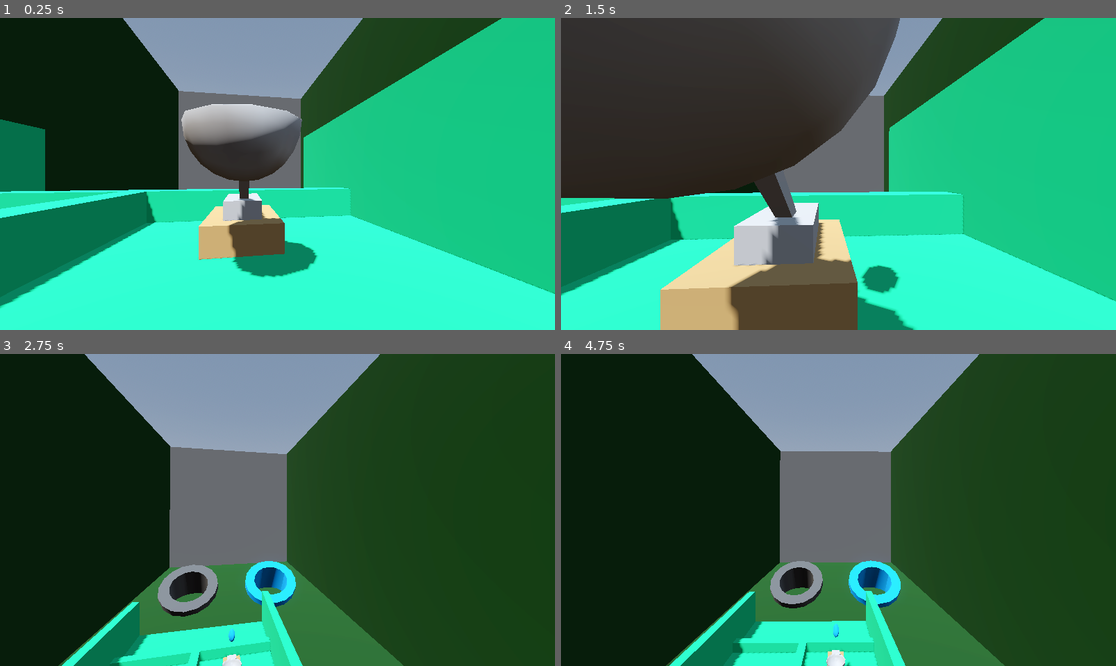
Above: before the commit, frames 1-4 (two rows, left to right).
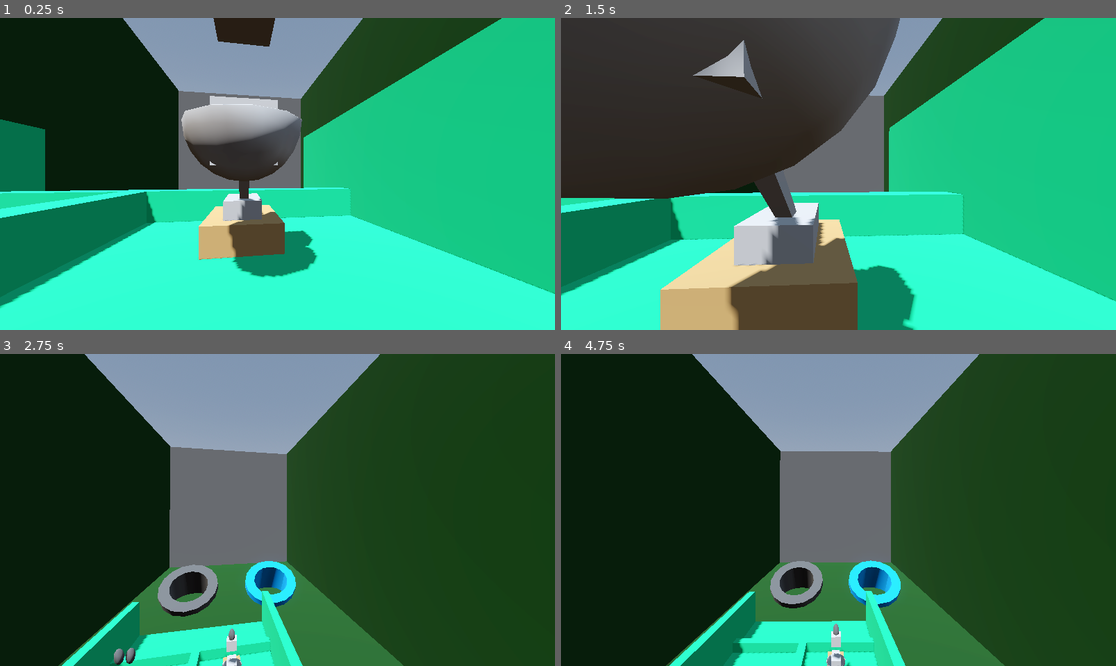
Above: after the commit, the same moments.

Repository: WildcatGameStudios/ScaryHouse
Game: Godot game, scene res://scenes/levels/take_out_trash/level.tscn
Two runs of this game, one before a commit and one after it. Both use one fixed random seed, a clock stepped at 60 frames per second and the inputs below. This scene is started directly instead of the project's main scene.
Inputs (mouse positions are in pixels of both pictures, inside the frame that each line leads up to):
- Up to frame 1 (0.25 s): no input
- Up to frame 2 (1.5 s): tap Enter at 0.5 s; move the mouse to (866, 174) at 0.52 s; hold W (move_forward) from 0.53 s (still down); tap E (e) at 0.6 s; tap Space (jump) at 0.77 s; tap R (r) at 0.8, 1.35 s; move the mouse to (810, 174) at 1.27 s
- Up to frame 3 (2.75 s): keep holding W (move_forward); tap Space (jump) at 1.52 s; tap E (e) at 1.55, 2.1 s; move the mouse to (288, 503) at 2.02 s; tap R (r) at 2.3 s
- Up to frame 4 (4.75 s): keep holding W (move_forward); move the mouse to (832, 516) at 2.77 s; right-click (832, 516) at 2.85 s; tap Space (jump) at 3.02, 3.77, 4.52 s; tap E (e) at 3.05, 4.55 s; move the mouse to (877, 513) at 3.52 s; click (877, 513) at 3.6 s; tap R (r) at 3.8 s; move the mouse to (794, 506) at 4.27 s; tap Q (q) at 4.35 s

The runs differ from the first frame. In frame 1, 1.4% of the frame differs, in the area x 37-57%, y 0-74%; in frame 2, 1.9%, in the area x 23-64%, y 7-98%; in frame 3, 0.3%; in frame 4, 0.2%.

Commit message:
trajectory visual prototype

Diff:
--- a/scenes/levels/take_out_trash/level.tscn
+++ b/scenes/levels/take_out_trash/level.tscn
@@ -171,8 +171,6 @@
 [node name="Level" type="Node3D" node_paths=PackedStringArray("catapult") groups=["world"]]
 script = ExtResource("1_n8jg4")
 catapult = NodePath("Catapult")
-bin_speed_increase = 0.4
-total_trash = 5
 
 [node name="WorldEnvironment" type="WorldEnvironment" parent="."]
 environment = SubResource("Environment_pk70s")
@@ -252,6 +250,38 @@
 [node name="TrashReserve" type="Node3D" parent="."]
 transform = Transform3D(1, 0, 0, 0, 1, 0, 0, 0, 1, 8.52973, 6.84235, -5.17518)
 
+[node name="Trajectory" type="Node3D" parent="."]
+
+[node name="Trail" type="CSGBox3D" parent="Trajectory"]
+transform = Transform3D(1, 0, 0, 0, 1, 0, 0, 0, 1, 5.09671, 3.46617, 3.38452)
+
+[node name="Trail2" type="CSGBox3D" parent="Trajectory"]
+transform = Transform3D(1, 0, 0, 0, 1, 0, 0, 0, 1, 5.09671, 3.46617, 3.38452)
+
+[node name="Trail3" type="CSGBox3D" parent="Trajectory"]
+transform = Transform3D(1, 0, 0, 0, 1, 0, 0, 0, 1, 5.09671, 3.46617, 3.38452)
+
+[node name="Trail4" type="CSGBox3D" parent="Trajectory"]
+transform = Transform3D(1, 0, 0, 0, 1, 0, 0, 0, 1, 5.09671, 3.46617, 3.38452)
+
+[node name="Trail5" type="CSGBox3D" parent="Trajectory"]
+transform = Transform3D(1, 0, 0, 0, 1, 0, 0, 0, 1, 5.09671, 3.46617, 3.38452)
+
+[node name="Trail6" type="CSGBox3D" parent="Trajectory"]
+transform = Transform3D(1, 0, 0, 0, 1, 0, 0, 0, 1, 5.09671, 3.46617, 3.38452)
+
+[node name="Trail7" type="CSGBox3D" parent="Trajectory"]
+transform = Transform3D(1, 0, 0, 0, 1, 0, 0, 0, 1, 5.09671, 3.46617, 3.38452)
+
+[node name="Trail8" type="CSGBox3D" parent="Trajectory"]
+transform = Transform3D(1, 0, 0, 0, 1, 0, 0, 0, 1, 5.09671, 3.46617, 3.38452)
+
+[node name="Trail9" type="CSGBox3D" parent="Trajectory"]
+transform = Transform3D(1, 0, 0, 0, 1, 0, 0, 0, 1, 5.09671, 3.46617, 3.38452)
+
+[node name="Trail10" type="CSGBox3D" parent="Trajectory"]
+transform = Transform3D(1, 0, 0, 0, 1, 0, 0, 0, 1, 5.09671, 3.46617, 3.38452)
+
 [node name="AnimationPlayer" type="AnimationPlayer" parent="."]
 libraries = {
 &"": SubResource("AnimationLibrary_bqaue")
--- a/scripts/levels/take_out_trash/level.gd
+++ b/scripts/levels/take_out_trash/level.gd
@@ -84,6 +84,21 @@
 		trash.global_position = $TrashReserve.position
 		await get_tree().create_timer(0.2).timeout
 
+func get_trajectory_point(time: float) -> Vector3:
+	var throw_strength = catapult.throw_strength
+	var initial_velocity = (1.48 * throw_strength * Vector3(base_trash_launch_strength.x,base_trash_launch_strength.y,0).rotated(Vector3(0,1,0),catapult.catapult_arm.rotation.y-PI/2))
+	var initial_position = catapult.catapult_bowl.global_position + Vector3(0,3,0)
+
+	var calculated_position: Vector3
+	calculated_position = initial_position + (initial_velocity * time) + Vector3(0,-9*time*time,0)
+	return calculated_position
+
+func set_trail():
+	var time = 0.3
+	for trail in $Trajectory.get_children():
+		trail.position = get_trajectory_point(time)
+		time += 0.3
+
 func evalutate_score() -> float:
 	var score = 100 * (binned_counter / total_trash)
 	return score
@@ -92,6 +107,9 @@
 	catapult.throw_trash.connect(launch_trash)
 	randomize_trash_order()
 	create_trash_reserve()
+
+func _process(delta: float) -> void:
+	set_trail()
 
 func _physics_process(delta: float) -> void:
 	#position current trash in catapult bowl
